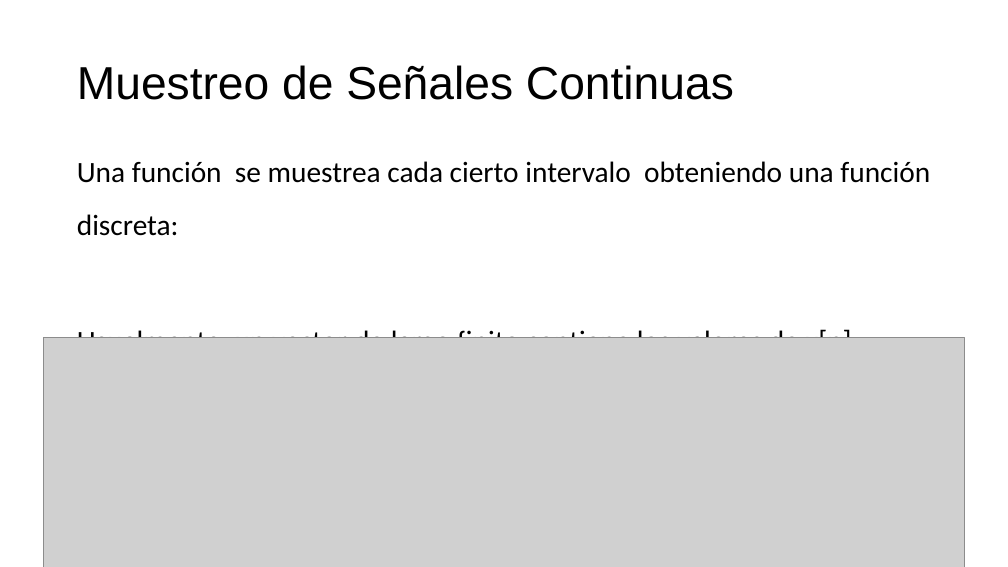
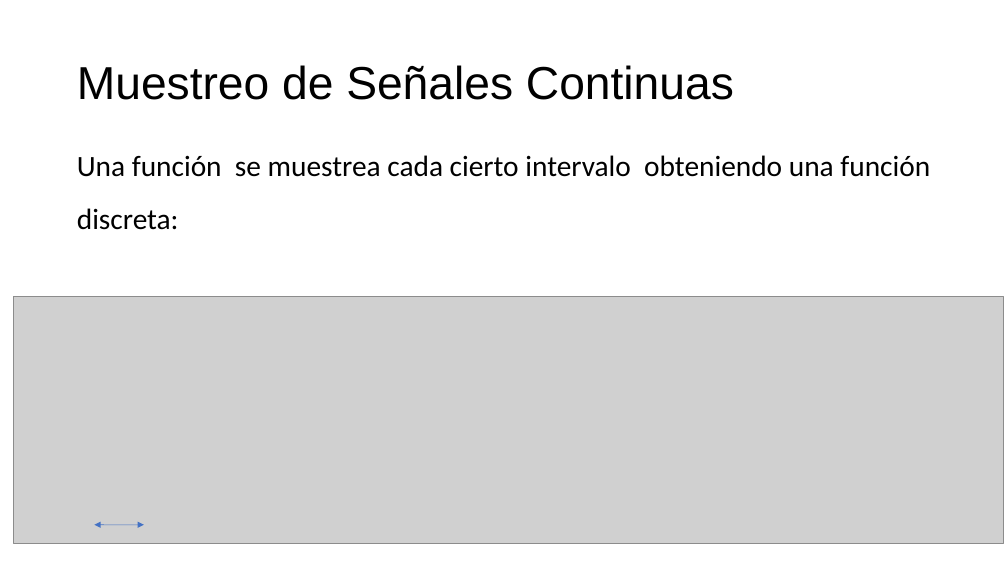
Before and after one commit to ferchaure/clase_wavelets, a slide deck: slide 3 of Introducción al Análisis Wavelet en Matlab.odp. Drawn at 1008x567 pixels with LibreOffice and Linux fonts; fonts in the diff are those of the drawing; grey boxes stand for pictures. Boxes give left, top, right and bottom in pixels: in the first picture for what was removed or moved away, otherwise in the second. Text is boxed around its words. In the diff, an @@ line names an element or a change of style, - is before the commit and + after.

```diff
--- a/Introducción al Análisis Wavelet en Matlab.odp
+++ b/Introducción al Análisis Wavelet en Matlab.odp
@@ picture: place and size @@
-picture at bbox=[44, 337, 965, 567]
+picture at bbox=[13, 296, 1003, 543]
@@ text at bbox=[77, 326, 860, 338]: paragraph removed @@
-Usualmente, un vector de largo finito contiene los valores de x[n].
@@ double arrow added from (95, 525) to (144, 525), #4472C4 0.51 pt @@
```
Also in this commit, not shown: 18 other slides changed, 2 slides added, 1 slide removed.
